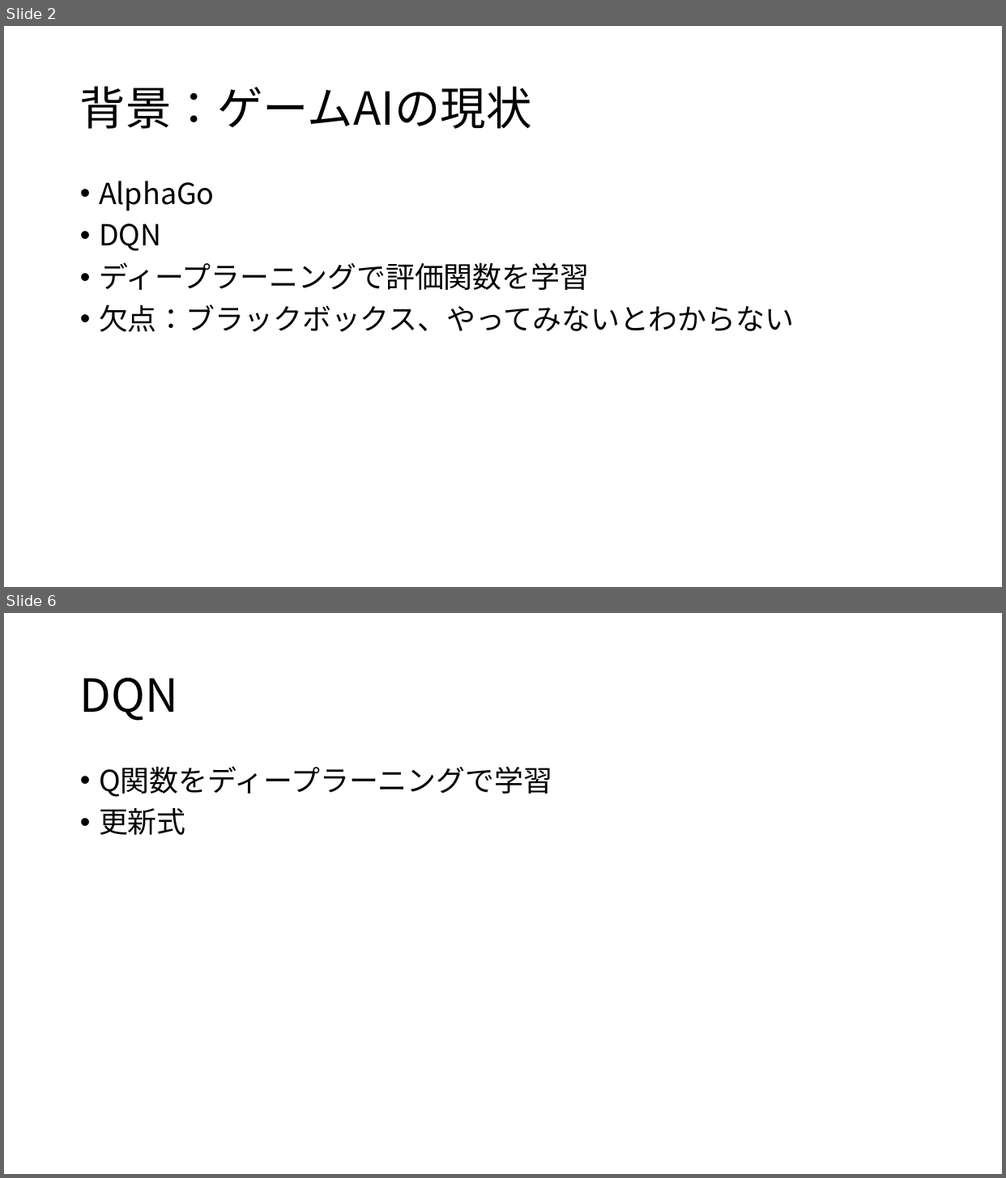
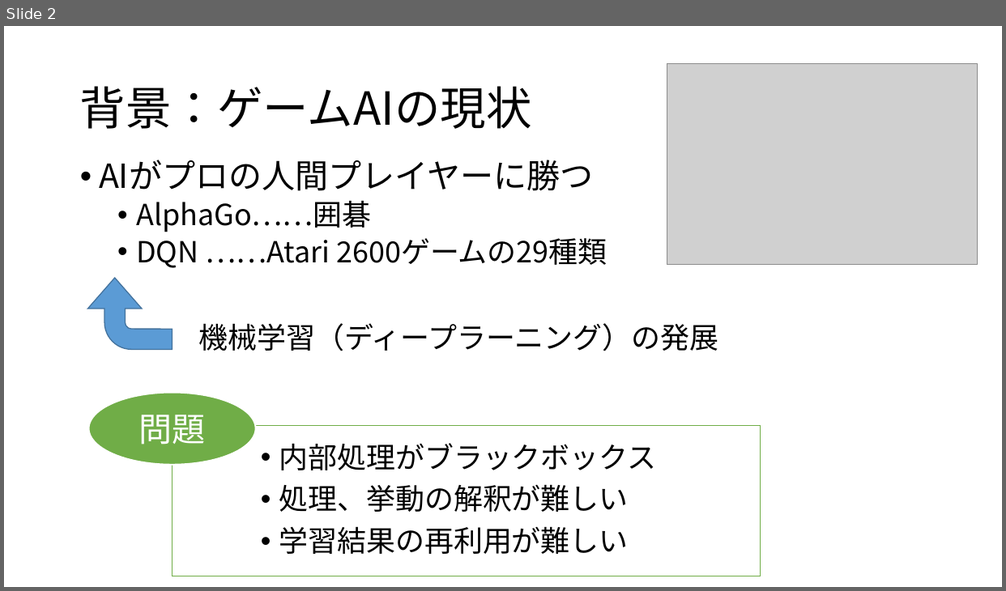
Before and after one commit to hshibasawa7/graduation-thesis, a slide deck: happyou/soturonHappyou.pptx. Shown one above the other, each under a label of ours: slides 2 and 6 before the commit, slide 2 after it; the slides between them are not shown. The pictures are 1006x1178 and 1006x591 pixels, drawn with LibreOffice and Linux fonts; fonts in the diff are those of the drawing; grey boxes stand for pictures. Boxes give left, top, right and bottom in pixels: in the first picture for what was removed or moved away, otherwise in the second. Text is boxed around its words. In the diff, an @@ line names an element or a change of style, - is before the commit and + after.

```diff
--- a/happyou/soturonHappyou.pptx
+++ b/happyou/soturonHappyou.pptx
@@ slide 6 removed at bbox=[4, 613, 1002, 1174], background #FFFFFF @@
@@ title removed at bbox=[80, 678, 179, 721] @@
-DQN
@@ text removed at bbox=[99, 766, 552, 835] @@
-• Q関数をディープラーニングで学習
-• 更新式
@@ slide 2 changed as well @@
@@ picture added at bbox=[667, 64, 977, 265] @@
@@ text at bbox=[99, 160, 607, 268]: text changed @@
-• AlphaGo
-• DQN
-• ディープラーニングで評価関数を学習
-• 欠点：ブラックボックス、やってみないとわからない
+• AIがプロの人間プレイヤーに勝つ
+  • AlphaGo……囲碁
+  • DQN ……Atari 2600ゲームの29種類
@@ bent arrow added at bbox=[88, 278, 172, 350], fill #5B9BD5, outline #43739E 1 pt @@
@@ text added at bbox=[199, 323, 718, 352], 28 pt, text #000000 @@
+機械学習（ディープラーニング）の発展
@@ ellipse added at bbox=[88, 393, 256, 466], fill #70AD47, outline #FFFFFF 1.5 pt, 32 pt, text #FFFFFF @@
+問題
@@ rectangle added at bbox=[172, 426, 761, 576], fill #FFFFFF, outline #70AD47 1 pt, 28 pt, text #000000 @@
+• 内部処理がブラックボックス
+• 処理、挙動の解釈が難しい
+• 学習結果の再利用が難しい
```
Also in this commit, not shown: 7 other slides changed, 3 slides added, 4 other slides removed, 3 other files.
